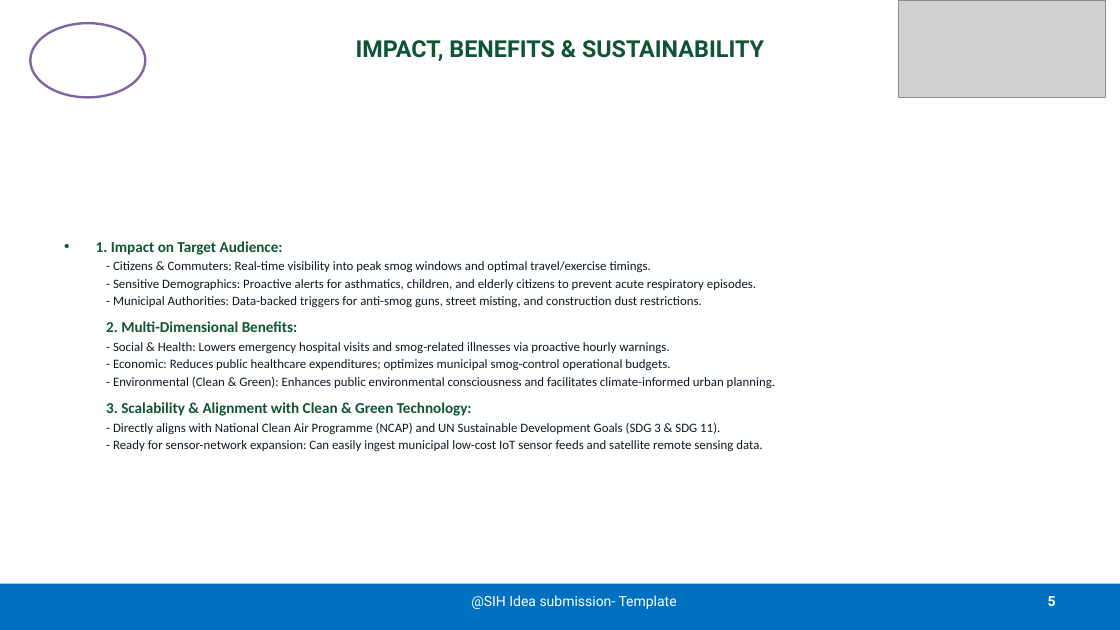
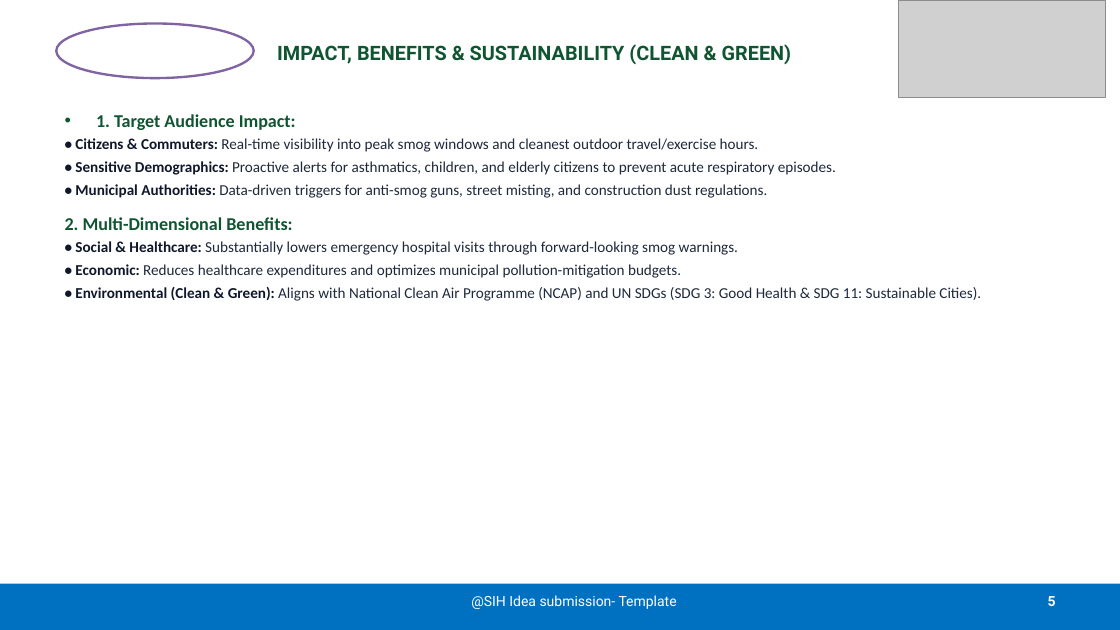
Before and after one commit to NirmalSushil/SIH26082, a slide deck: slide 5 of PPT/SIH2026-IDEA-Presentation-Xtream-09.pptx. Drawn at 1120x630 pixels with LibreOffice and Linux fonts; fonts in the diff are those of the drawing; grey boxes stand for pictures. Boxes give left, top, right and bottom in pixels: in the first picture for what was removed or moved away, otherwise in the second. Text is boxed around its words. In the diff, an @@ line names an element or a change of style, - is before the commit and + after.

Commit message:
fix(ppt): enhance typography, increase font sizes, and optimize shape alignments across all slides

```diff
--- a/PPT/SIH2026-IDEA-Presentation-Xtream-09.pptx
+++ b/PPT/SIH2026-IDEA-Presentation-Xtream-09.pptx
@@ ellipse: place and size @@
-ellipse at (30,24,145,97)
+ellipse at (56,24,254,78)
@@ title at (277,44,792,64): text changed; size 20 to 17 pt @@
-IMPACT, BENEFITS & SUSTAINABILITY
+IMPACT, BENEFITS & SUSTAINABILITY (CLEAN & GREEN)
@@ text "1. Target Audience Impact:": place and size @@
-text "1. Target Audience Impact:" at (96,241,775,452)
+text "1. Target Audience Impact:" at (65,114,981,301)
@@ text at (75,114,836,198): text changed; size 11 to 13 pt; text colour #0F172A to #1E293B @@
-• 1. Impact on Target Audience:
-  - Citizens & Commuters: Real-time visibility into peak smog windows and optimal travel/exercise timings.
-  - Sensitive Demographics: Proactive alerts for asthmatics, children, and elderly citizens to prevent acute respiratory episodes.
-  - Municipal Authorities: Data-backed triggers for anti-smog guns, street misting, and construction dust restrictions.
+• 1. Target Audience Impact:
+• Citizens & Commuters: Real-time visibility into peak smog windows and cleanest outdoor travel/exercise hours.
+• Sensitive Demographics: Proactive alerts for asthmatics, children, and elderly citizens to prevent acute respiratory episodes.
+• Municipal Authorities: Data-driven triggers for anti-smog guns, street misting, and construction dust regulations.
@@ text at (65,217,292,230): size 13 to 15.5 pt in "2. Multi-Dimensional Benefits:"; more space between paragraphs @@
@@ text at (75,241,981,301): text changed; size 11 to 13 pt; text colour #0F172A to #1E293B @@
-  - Social & Health: Lowers emergency hospital visits and smog-related illnesses via proactive hourly warnings.
-  - Economic: Reduces public healthcare expenditures; optimizes municipal smog-control operational budgets.
-  - Environmental (Clean & Green): Enhances public environmental consciousness and facilitates climate-informed urban planning.
-3. Scalability & Alignment with Clean & Green Technology:
-  - Directly aligns with National Clean Air Programme (NCAP) and UN Sustainable Development Goals (SDG 3 & SDG 11).
-  - Ready for sensor-network expansion: Can easily ingest municipal low-cost IoT sensor feeds and satellite remote sensing data.
+• Social & Healthcare: Substantially lowers emergency hospital visits through forward-looking smog warnings.
+• Economic: Reduces healthcare expenditures and optimizes municipal pollution-mitigation budgets.
+• Environmental (Clean & Green): Aligns with National Clean Air Programme (NCAP) and UN SDGs (SDG 3: Good Health & SDG 11: Sustainable Cities).
```
Also in this commit, not shown: 5 other slides changed, 1 other file.
